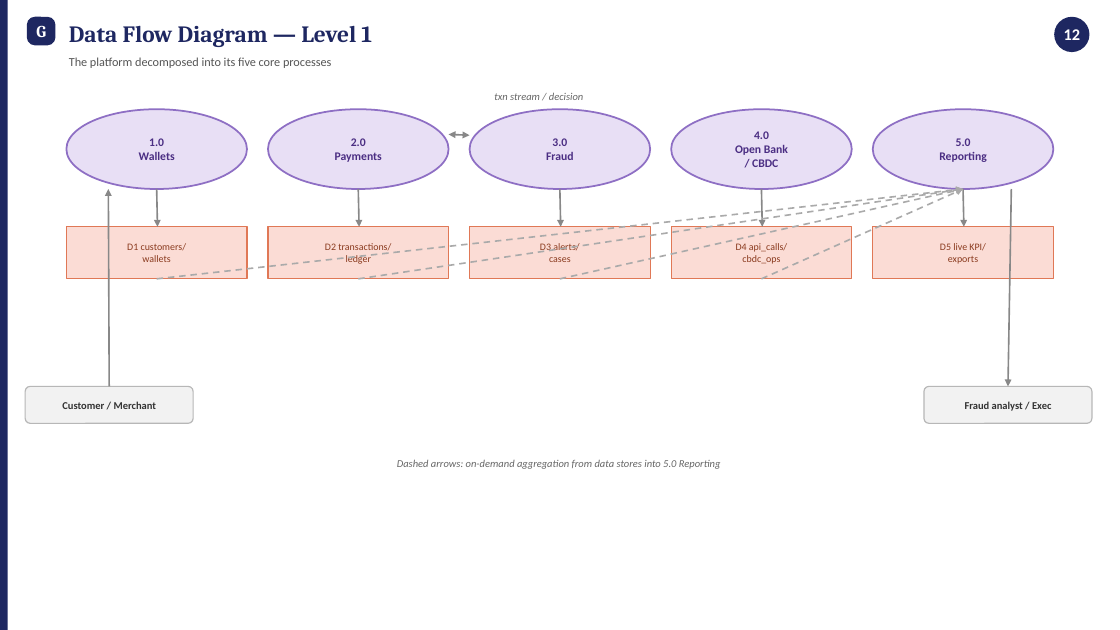
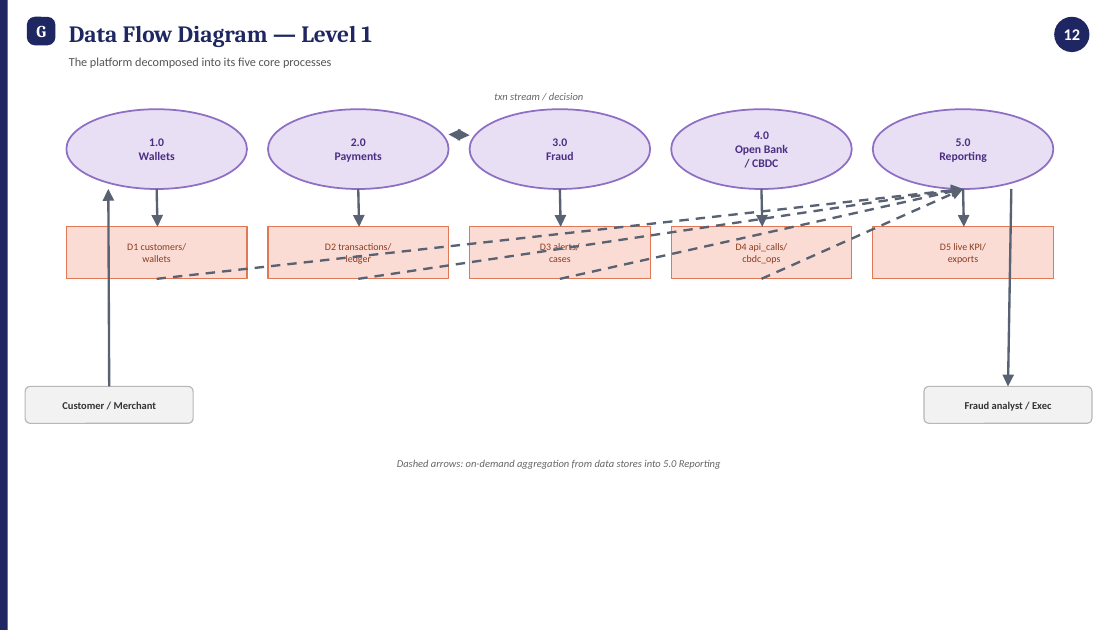
Before and after one commit to M-Abubakr04/GlobalPay_Fintech_Solution, a slide deck: slide 13 of docs/architecture/GlobalPay_Mandatory_Architecture_Deliverables.pptx. Drawn at 1120x630 pixels with LibreOffice and Linux fonts; fonts in the diff are those of the drawing. Boxes give left, top, right and bottom in pixels: in the first picture for what was removed or moved away, otherwise in the second. Text is boxed around its words. In the diff, an @@ line names an element or a change of style, - is before the commit and + after.

```diff
--- a/docs/architecture/GlobalPay_Mandatory_Architecture_Deliverables.pptx
+++ b/docs/architecture/GlobalPay_Mandatory_Architecture_Deliverables.pptx
@@ double arrow (449, 134) - (470, 135): stroke #888888 1.4 pt to #596273 2 pt @@
@@ arrow (109, 386) - (108, 189): stroke #888888 1.4 pt to #596273 2 pt @@
@@ arrow (156, 189) - (158, 227): stroke #888888 1.4 pt to #596273 2 pt @@
@@ arrow (156, 279) - (963, 189): stroke #AAAAAA 1.4 pt dashed to #596273 2 pt dashed @@
@@ arrow (358, 189) - (360, 227): stroke #888888 1.4 pt to #596273 2 pt @@
@@ arrow (358, 279) - (963, 189): stroke #AAAAAA 1.4 pt dashed to #596273 2 pt dashed @@
@@ arrow (560, 189) - (560, 227): stroke #888888 1.4 pt to #596273 2 pt @@
@@ arrow (560, 279) - (963, 189): stroke #AAAAAA 1.4 pt dashed to #596273 2 pt dashed @@
@@ arrow (761, 189) - (762, 227): stroke #888888 1.4 pt to #596273 2 pt @@
@@ arrow (761, 279) - (963, 189): stroke #AAAAAA 1.4 pt dashed to #596273 2 pt dashed @@
@@ arrow (963, 189) - (964, 227): stroke #888888 1.4 pt to #596273 2 pt @@
@@ arrow (1012, 189) - (1008, 386): stroke #888888 1.4 pt to #596273 2 pt @@
```
Also in this commit, not shown: 6 other slides changed, 1 other file.
